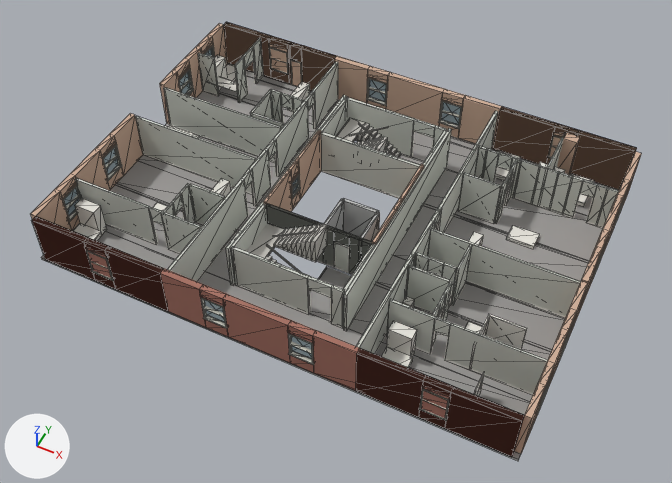
Two versions of the glTF model game/assets/building/floor_03.glb, one commit apart.
The view is the same before and after, from a 50 mm camera at (16.0, -33.1, 45.8) aimed at (-0.1, -0.9, 5.6). Lighting does not change. The marker at lower left points along +X, +Y and +Z. The picture after the commit comes second. Mesh edges are drawn as thin lines on the coarser meshes. Objects named as collision shapes, trigger or cutter boxes, shadow casters or lower levels of detail are left out. Vertices at exactly the same position are counted once.

The scene before the commit, as lines of its bpy script (objects in view):
```python
me_f03_furniture_col = bpy.data.meshes.new('F03_furniture-col')
me_f03_furniture_col.from_pydata(...)  # 478 vertices, 744 faces; spans x -13.3..13.1, y -9.2..11.4, z 3.1..9.4
me_f03_furniture_col.materials.append(mat_m_trim)  # white #edebe3
me_f03_glazing_col = bpy.data.meshes.new('F03_glazing-col')
me_f03_glazing_col.from_pydata(...)  # 144 vertices, 216 faces; spans x -13.8..13.8, y -9.8..9.8, z 7.3..8.9
me_f03_glazing_col.materials.append(mat_m_glassish)  # grey #a0b3bc
me_f03_walls_cbrick_col = bpy.data.meshes.new('F03_walls_cbrick-col')
me_f03_walls_cbrick_col.from_pydata(...)  # 416 vertices, 812 faces; spans x -14.0..14.0, y -9.6..10.0, z 6.4..9.6
me_f03_walls_cbrick_col.materials.append(mat_m_common_brick)  # beige #cead97
ob_f03_furniture_col = bpy.data.objects.new('F03_furniture-col', me_f03_furniture_col)
ob_f03_furniture_col.location = (0.0, 0.0, 0.0)
ob_f03_glazing_col = bpy.data.objects.new('F03_glazing-col', me_f03_glazing_col)
ob_f03_glazing_col.location = (0.0, 0.0, 0.0)
ob_f03_walls_cbrick_col = bpy.data.objects.new('F03_walls_cbrick-col', me_f03_walls_cbrick_col)
ob_f03_walls_cbrick_col.location = (0.0, 0.0, 0.0)
# also in view: 'F03_stone_trim-col' at (0.0, 0.0, 7.7); 'F03_stairs' at (-1.4, 0.0, 8.4); 'F03_walls-col' at (0.0, 0.0, 7.9); 'F03_trim' at (0.0, 0.0, 7.5); 'F03_walls_conc-col' at (1.4, -2.1, 7.9)
```
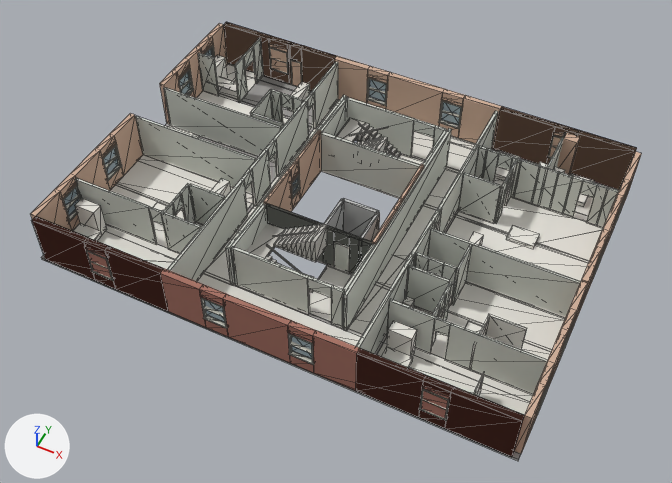
The edits, one by one:
me_f03_furniture_col is used by ob_f03_furniture_col; location (0.0, 0.0, 0.0).
me_f03_furniture_col had 478 vertices, 744 faces and spanned x -13.3..13.1, y -9.2..11.4, z 3.1..9.4.
me_f03_furniture_col now has 644 vertices, 1008 faces and spans x -13.6..13.6, y -9.6..11.4, z 3.1..9.4.
me_f03_furniture_col part 1: a new loose piece, a box spanning x -13.63..-5.53, y -9.63..-6.27, z 6.4..6.412, in mat_m_trim (white #edebe3).
me_f03_furniture_col part 2: a new loose piece, a box spanning x -13.63..-5.53, y -6.23..-0.47, z 6.4..6.412, in mat_m_trim (white #edebe3).
me_f03_furniture_col part 3: a new loose piece, a box spanning x -13.63..-10.92, y 6.52..9.63, z 6.4..6.412, in mat_m_trim (white #edebe3).
me_f03_furniture_col part 4: a new loose piece, a box spanning x -13.63..-5.53, y 2.69..6.48, z 6.4..6.412, in mat_m_trim (white #edebe3).
me_f03_furniture_col part 5: a new loose piece, a box spanning x 5.53..9.56, y 6.27..9.63, z 6.4..6.412, in mat_m_trim (white #edebe3).
me_f03_furniture_col part 6: a new loose piece, a box spanning x 9.6..13.63, y 6.27..9.63, z 6.4..6.412, in mat_m_trim (white #edebe3).
me_f03_furniture_col part 7: a new loose piece, a box spanning x 5.53..13.63, y -0.86..6.23, z 6.4..6.412, in mat_m_trim (white #edebe3).
me_f03_furniture_col part 8: a new loose piece, a box spanning x 5.53..13.63, y -9.63..-6.27, z 6.4..6.412, in mat_m_trim (white #edebe3).
me_f03_furniture_col part 9: a new loose piece, a box spanning x 0.55..3.25, y -6.75..-3.25, z 6.4..6.412, in mat_m_trim (white #edebe3).
me_f03_furniture_col part 10: a new loose piece, a box spanning x 0.55..3.25, y 3.25..6.75, z 6.4..6.412, in mat_m_trim (white #edebe3).
me_f03_furniture_col part 11: a new loose piece of 24 vertices spanning x -5.3..5.3, y -9.6..9.6, z 6.4, in mat_m_trim (white #edebe3).
me_f03_furniture_col part 12: a new loose piece of 14 vertices spanning x 5.5..13.6, y -6.2..-1.0, z 6.4, in mat_m_trim (white #edebe3).
Other edits to the shape of me_f03_furniture_col do not show in these pictures.

Where the change shows, as pixel boxes [x1, y1, x2, y2] in the pictures (672 x 483 px):
'F03_furniture-col', reshaped (mostly hidden before): before [74, 55, 608, 396]; after [73, 55, 619, 415]
part 1 of me_f03_furniture_col, added: after [73, 223, 179, 269]
part 2 of me_f03_furniture_col, added: after [110, 155, 252, 247]
part 3 of me_f03_furniture_col, added: after [219, 70, 255, 102]
part 4 of me_f03_furniture_col, added: after [197, 91, 312, 130]
part 5 of me_f03_furniture_col, added: after [494, 150, 539, 192]
part 6 of me_f03_furniture_col, added (mostly hidden): after [574, 182, 619, 221]
part 7 of me_f03_furniture_col, added: after [446, 198, 603, 281]
part 8 of me_f03_furniture_col, added: after [377, 337, 533, 415]
part 9 of me_f03_furniture_col, added: after [310, 265, 352, 321]
part 10 of me_f03_furniture_col, added: after [399, 155, 424, 165]
part 11 of me_f03_furniture_col, added (mostly hidden): after [198, 100, 475, 346]
part 12 of me_f03_furniture_col, added: after [414, 282, 565, 360]
'F03_slabs-col', unchanged, covered by the edit: before [41, 70, 619, 461]; after [41, 71, 602, 461]
